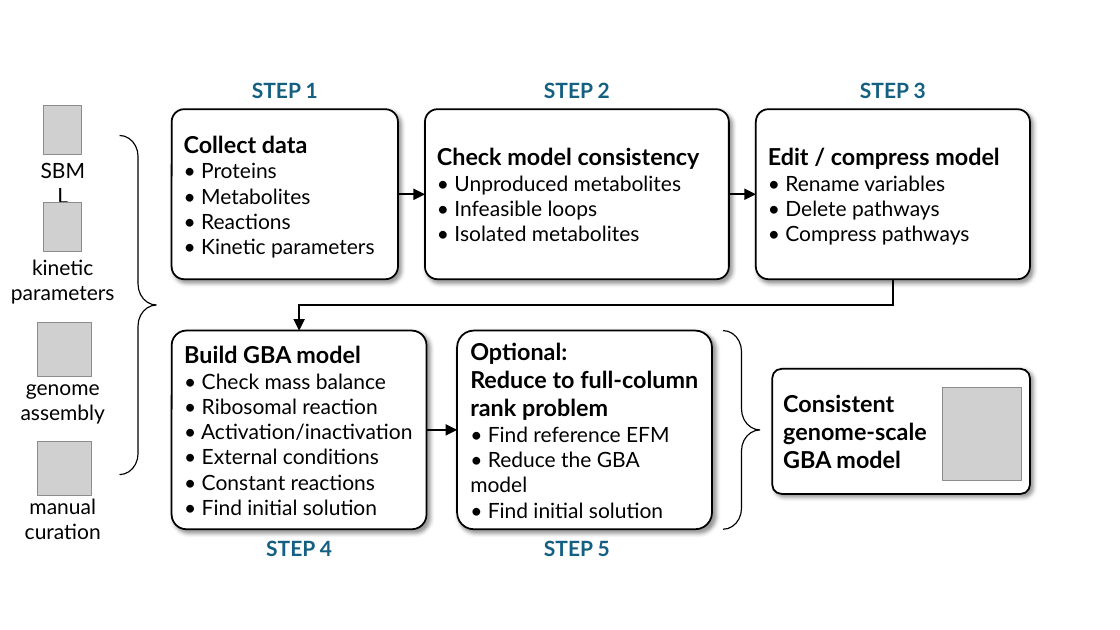
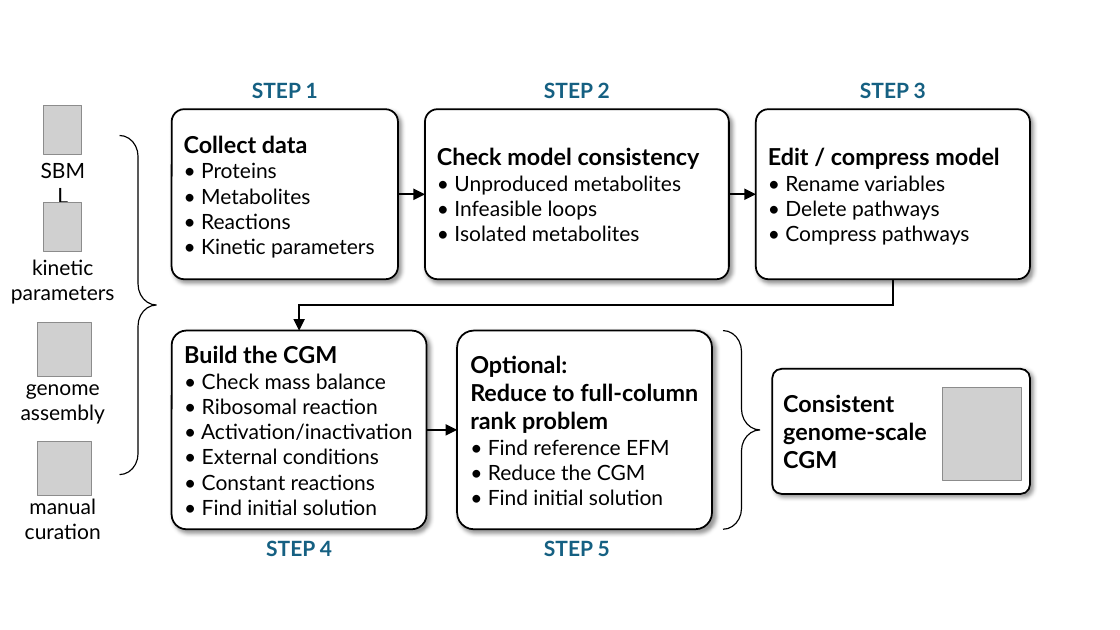
Before and after one commit to charlesrocabert/gbapy, a slide deck: slide 6 of doc/genome_scale_pipeline/genome_scale_pipeline.pptx. Drawn at 1120x630 pixels with LibreOffice and Linux fonts; fonts in the diff are those of the drawing; grey boxes stand for pictures. Boxes give left, top, right and bottom in pixels: in the first picture for what was removed or moved away, otherwise in the second. Text is boxed around its words. In the diff, an @@ line names an element or a change of style, - is before the commit and + after.

```diff
--- a/doc/genome_scale_pipeline/genome_scale_pipeline.pptx
+++ b/doc/genome_scale_pipeline/genome_scale_pipeline.pptx
@@ text in rounded rectangle at (184,345,337,364): text changed @@
-Build GBA model
+Build the CGM
@@ text in rounded rectangle at (488,464,646,480): text changed @@
-• Reduce the GBA model
+• Reduce the CGM
@@ text in rounded rectangle at (783,451,837,469): text changed @@
-GBA model
+CGM
```
Also in this commit, not shown: 3 other slides changed, 19 other files.
